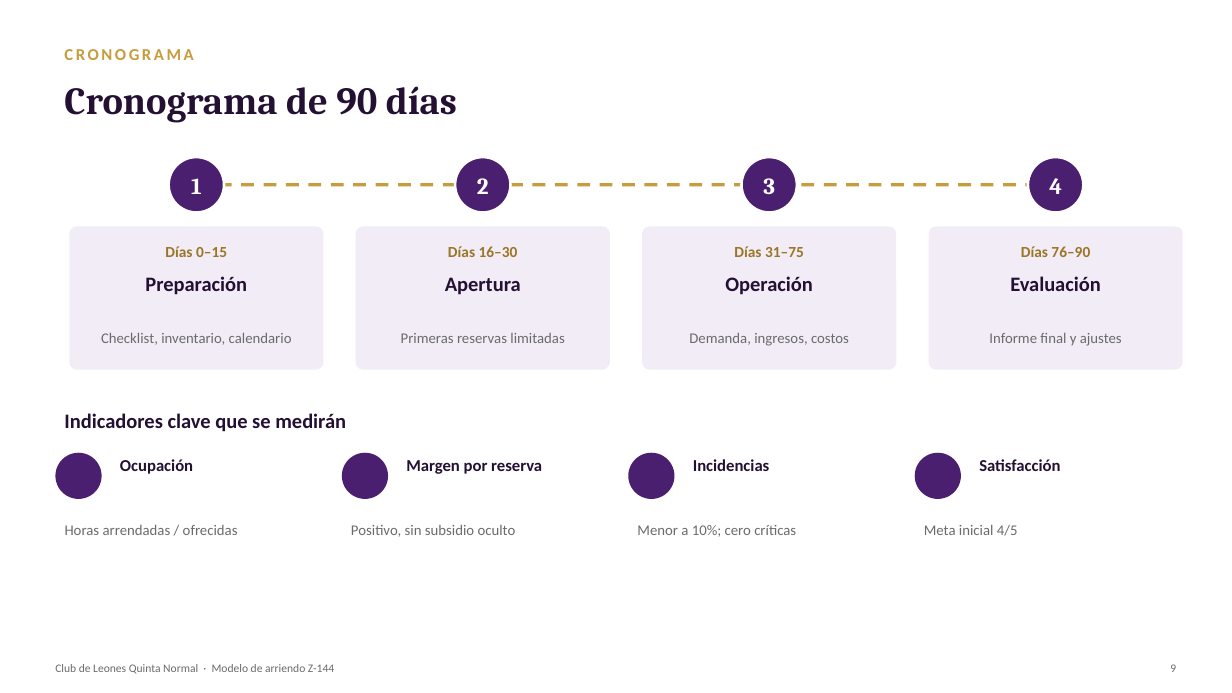
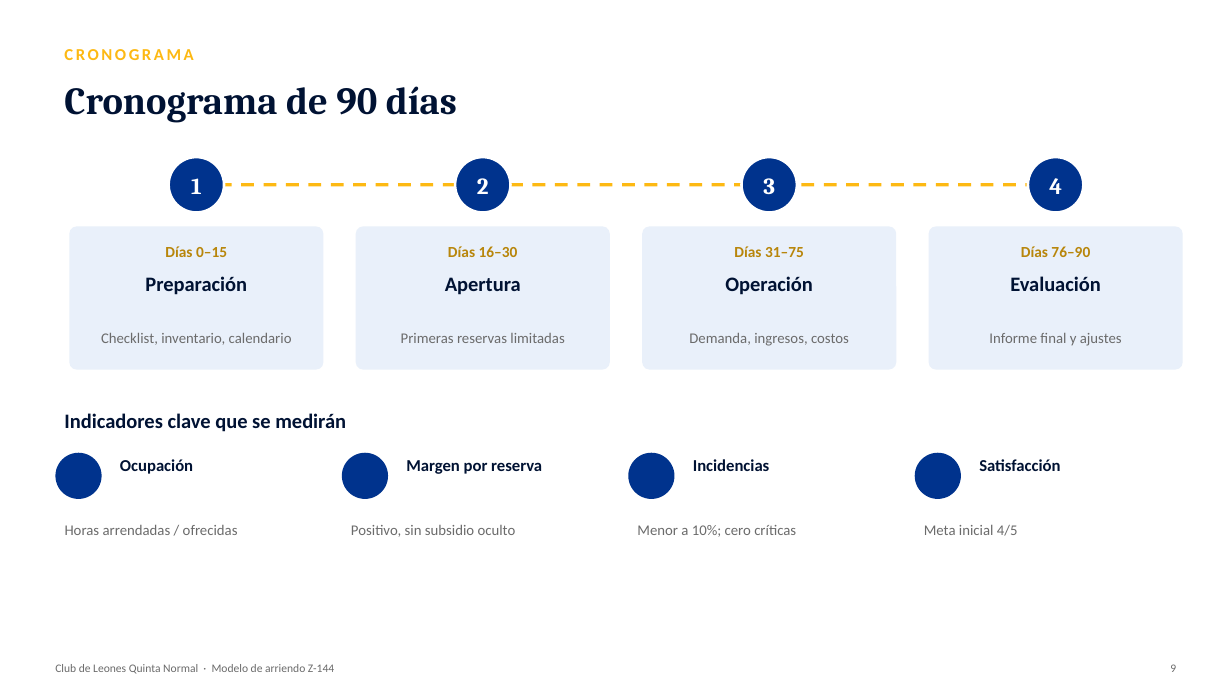
Before and after one commit to wbarrientosd-svg/claude, a slide deck: slide 9 of informes/Presentacion_Modelo_Arriendo_Club_Leones_Z144.pptx. Drawn at 1232x693 pixels with LibreOffice and Linux fonts; fonts in the diff are those of the drawing; background and template pictures are left out. Boxes give left, top, right and bottom in pixels: in the first picture for what was removed or moved away, otherwise in the second. Text is boxed around its words. In the diff, an @@ line names an element or a change of style, - is before the commit and + after.

```diff
--- a/informes/Presentacion_Modelo_Arriendo_Club_Leones_Z144.pptx
+++ b/informes/Presentacion_Modelo_Arriendo_Club_Leones_Z144.pptx
@@ text "CRONOGRAMA" at bbox=[64, 49, 193, 60]: text colour #C89B3C to #FDB913 @@
@@ line (196, 185) - (1056, 185): stroke #C89B3C 2.5 pt dashed to #FDB913 2.5 pt dashed @@
@@ fill #F1ECF6 to #E9F0FA in 4 elements at bbox=[69, 226, 323, 370], bbox=[356, 226, 610, 370], bbox=[642, 226, 897, 370], bbox=[929, 226, 1183, 370] @@
@@ text colour #9C7627 to #B8860B in 4 elements at bbox=[165, 246, 227, 257], bbox=[448, 246, 518, 257], bbox=[734, 246, 804, 257], bbox=[1021, 246, 1090, 257] @@
@@ fill #4B1F6F to #00338D in 8 elements at bbox=[168, 157, 224, 213], bbox=[455, 157, 510, 213], bbox=[742, 157, 798, 213], bbox=[1028, 157, 1083, 213], bbox=[55, 453, 102, 499], bbox=[342, 453, 388, 499], bbox=[628, 453, 675, 499], bbox=[915, 453, 961, 499] @@
@@ text colour #241033 to #001233 in 10 elements at bbox=[64, 86, 457, 123], bbox=[145, 276, 247, 295], bbox=[445, 277, 521, 295], bbox=[725, 276, 813, 295], bbox=[1010, 276, 1101, 291], bbox=[64, 413, 346, 432], bbox=[120, 459, 193, 474], bbox=[406, 460, 542, 474], bbox=[693, 459, 770, 471], bbox=[979, 459, 1060, 471] @@
```
Also in this commit, not shown: 9 other slides changed, 1 other file.
